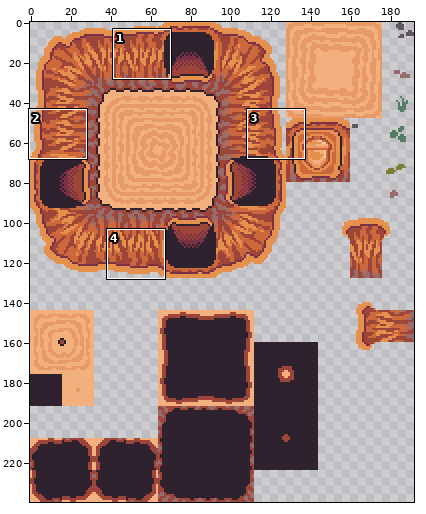
File history of a sprite sheet, Rooms/DungeonAssets.png. The picture above shows the old version from afar; the outline marks the close-up.
Close-up. As it was:
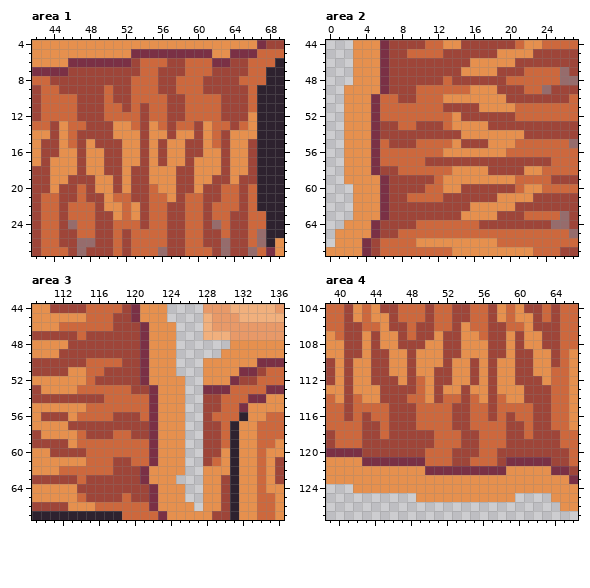
The file is 192x240 pixels. Shown: area 1: x 42..69, y 4..27; area 2: x 0..27, y 44..67; area 3: x 109..136, y 44..67; area 4: x 39..66, y 104..127.
New version:
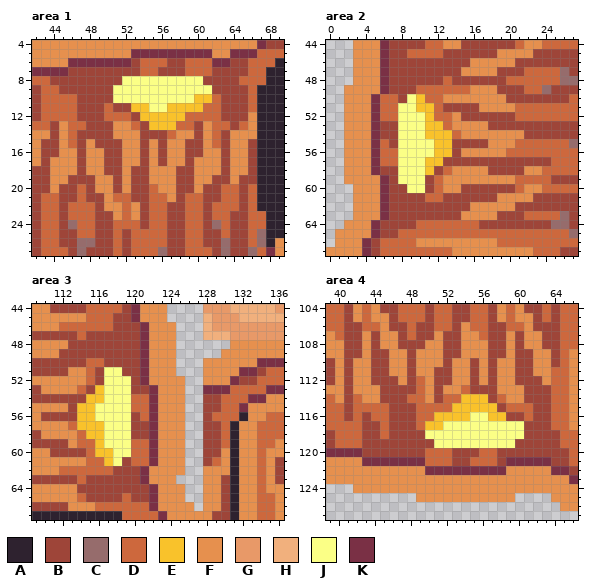
Palette (. is transparent): A #2e222f  B #9e4539  C #966c6c  D #cd683d  E #f9c22b  F #e6904e  G #e89968  H #f1b07d  J #fbff86  K #7a3045
Difference:
Area 1:
y 8: x 52..60 BDDDBBDDD -> JJJJJJJJJ
y 9: x 50..61 DBBDDDBBDDDB -> BJJJJJJJJJJJ
y 10: x 50..61 DBBDDDDBBDDD -> BJJJJJJJJJEE
y 11: x 51 D -> B; x 53..60 DBDDBBDD -> EEJJEEEE
y 12: x 53..58 DBDDBB -> BEEEEE
y 13: x 55..57 FDB -> EEE
y 14: x 55..57 FFB -> BBD
Area 2:
y 50: x 9..10 BD -> JE
y 51: x 8..11 DDDD -> JJEE
y 52: x 8..11 DDDD -> JJJE
y 53: x 8..12 DDBBB -> JJJEE
y 54: x 8..14 BBBBBBB -> JJJEEED
y 55: x 8..14 BBDDDDF -> JJJJEEB
y 56: x 8..14 DDDDDFF -> JJJJEEB
y 57: x 8..12 DDDBB -> JJJEE
y 58: x 8..12 DDDDD -> JJJEB
y 59: x 8..10 BBB -> JJJ
y 60: x 9..11 BBD -> JJB
y 61: x 9..10 DD -> BB
Area 3:
y 50: x 117..118 DD -> BB
y 51: x 116..118 DBB -> BJJ
y 52: x 117..119 BBB -> JJJ
y 53: x 115..119 DDDDD -> BEJJJ
y 54: x 115..119 BBDDD -> EEJJJ
y 55: x 113..119 FFDDDDD -> BEEJJJJ
y 56: x 113..119 FDDDDBB -> BEEJJJJ
y 57: x 113..119 BBBBBBB -> DEEEJJJ
y 58: x 115..119 BBBDD -> EEJJJ
y 59: x 116..119 DDDD -> EJJJ
y 60: x 116..119 DDDD -> EEJJ
y 61: x 117..118 DB -> EJ
Area 4:
y 113: x 54..56 BFF -> DBB
y 114: x 54..56 BDF -> EEE
y 115: x 53..58 BBDDBD -> EEEEEB
y 116: x 51..58 DDBBDDBD -> EEEEJJEE; x 60 D -> B
y 117: x 50..61 DDDBBDDDDBBD -> EEJJJJJJJJJB
y 118: x 50..61 BDDDBBDDDBBD -> JJJJJJJJJJJB
y 119: x 51..59 DDDBBDDDB -> JJJJJJJJJ
Pixel boxes of the changes (left, top, right, bottom) in both close-ups:
changed: (104, 76, 212, 139)
changed: (398, 94, 461, 202)
changed: (68, 358, 131, 466)
changed: (425, 385, 533, 448)
